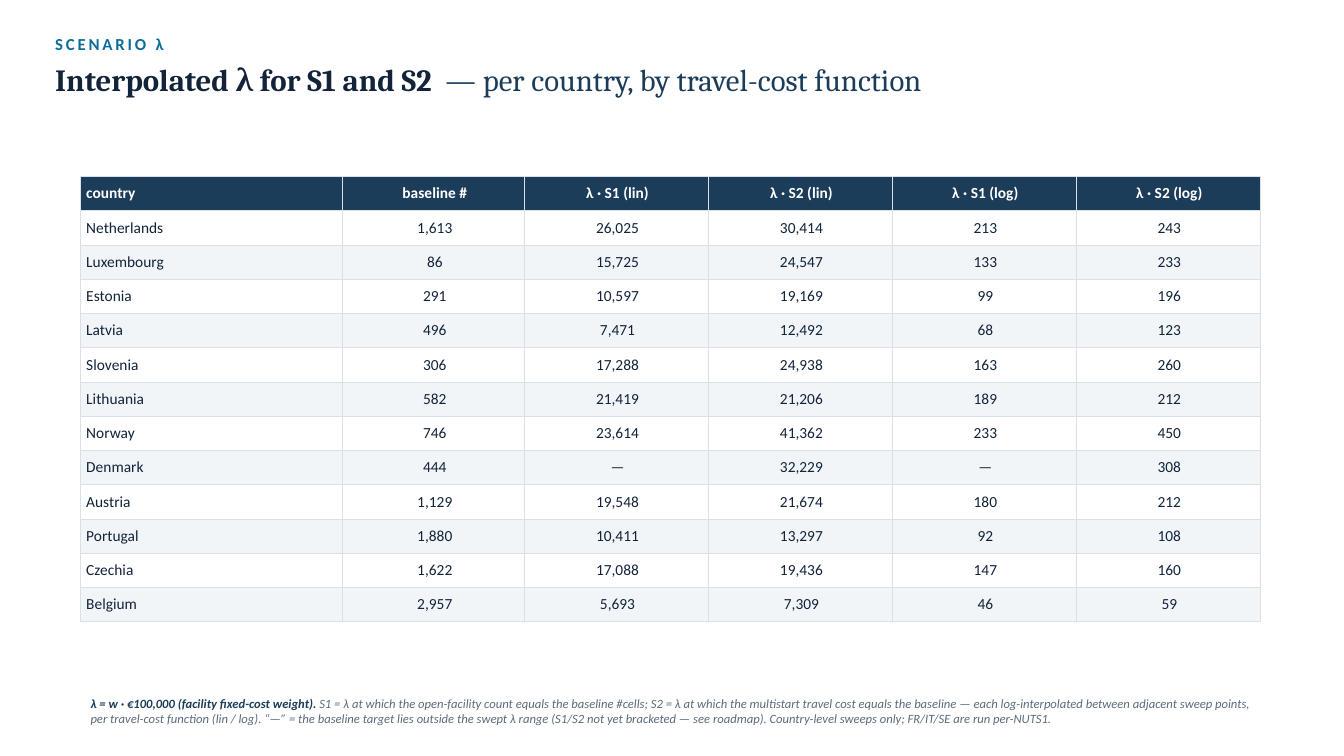
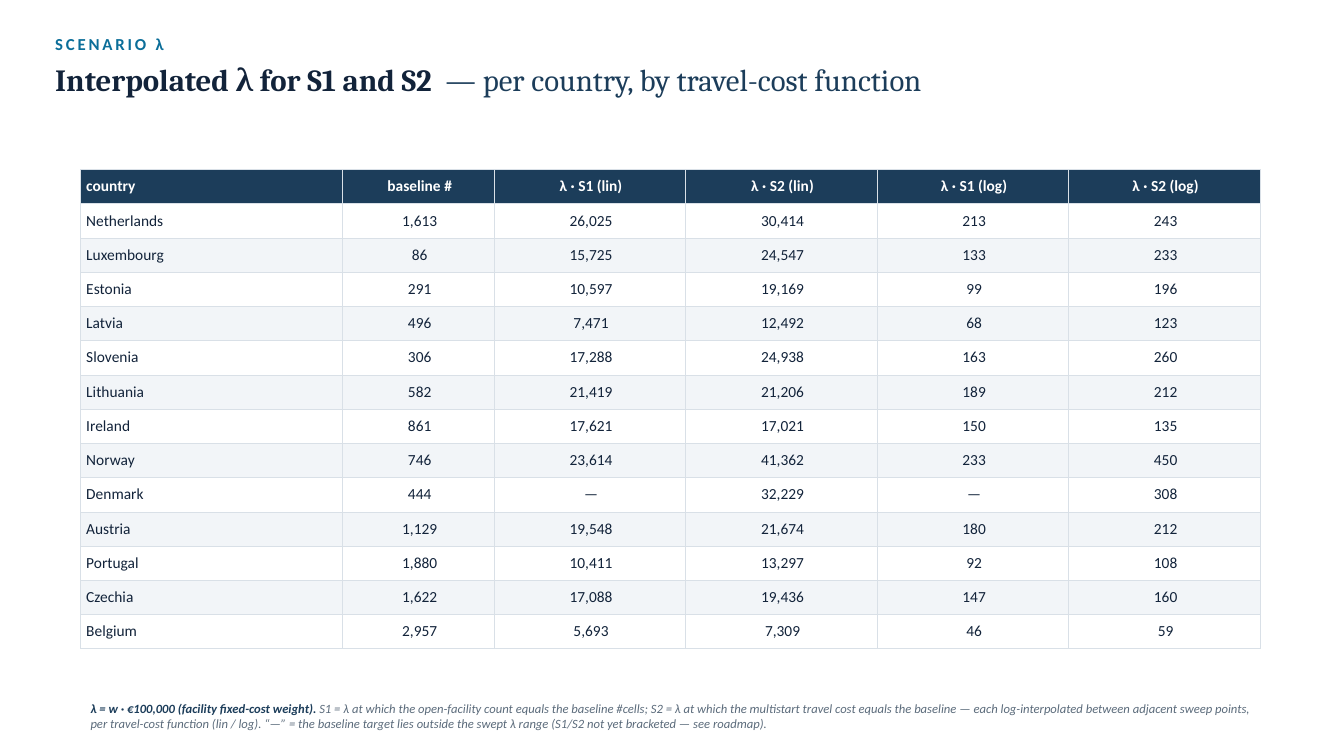
Before and after one commit to ObjectVision/NetworkModel_EU, a slide deck: slide 46 of doc/lambda_sweep5.pptx (slide 45 before the commit). Drawn at 1344x756 pixels with LibreOffice and Linux fonts; fonts in the diff are those of the drawing. Boxes give left, top, right and bottom in pixels: in the first picture for what was removed or moved away, otherwise in the second. Text is boxed around its words. In the diff, an @@ line names an element or a change of style, - is before the commit and + after.

```diff
--- a/doc/lambda_sweep5.pptx
+++ b/doc/lambda_sweep5.pptx
@@ table at box(81, 169, 1260, 643) @@
+row 8: Ireland | 861 | 17,621 | 17,021 | 150 | 135
@@ table: place and size @@
-table at box(81, 176, 1258, 616)
+table at box(81, 169, 1260, 643)
@@ text at box(91, 704, 1249, 730): text changed @@
-λ = w · €100,000 (facility fixed-cost weight). S1 = λ at which the open-facility count equals the baseline #cells; S2 = λ at which the multistart travel cost equals the baseline — each log-interpolated between adjacent sweep points, per travel-cost function (lin / log). “—” = the baseline target lies outside the swept λ range (S1/S2 not yet bracketed — see roadmap). Country-level sweeps only; FR/IT/SE are run per-NUTS1.
+λ = w · €100,000 (facility fixed-cost weight). S1 = λ at which the open-facility count equals the baseline #cells; S2 = λ at which the multistart travel cost equals the baseline — each log-interpolated between adjacent sweep points, per travel-cost function (lin / log). “—” = the baseline target lies outside the swept λ range (S1/S2 not yet bracketed — see roadmap).
```
Also in this commit, not shown: 1 other slide changed, 2 slides added, 2 other files.
